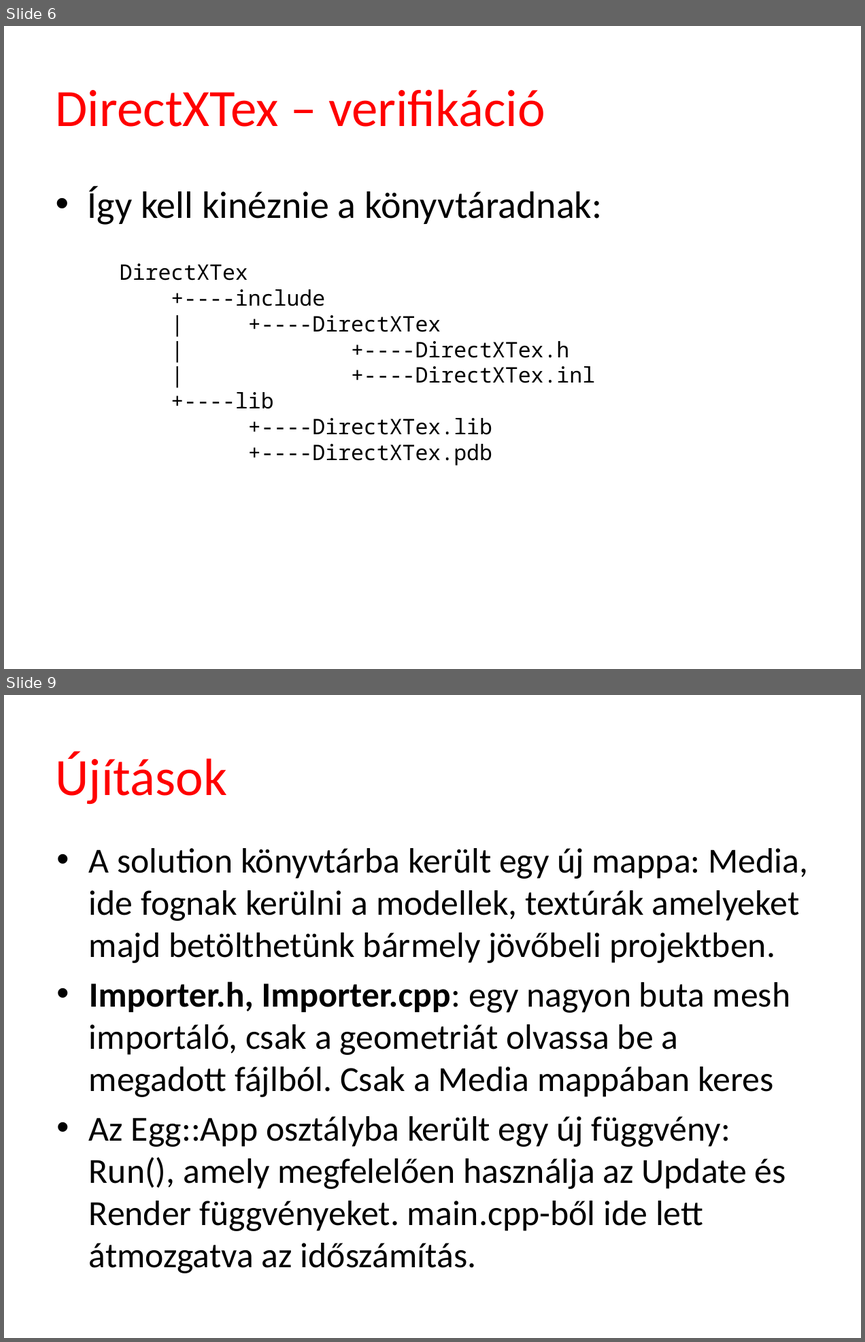
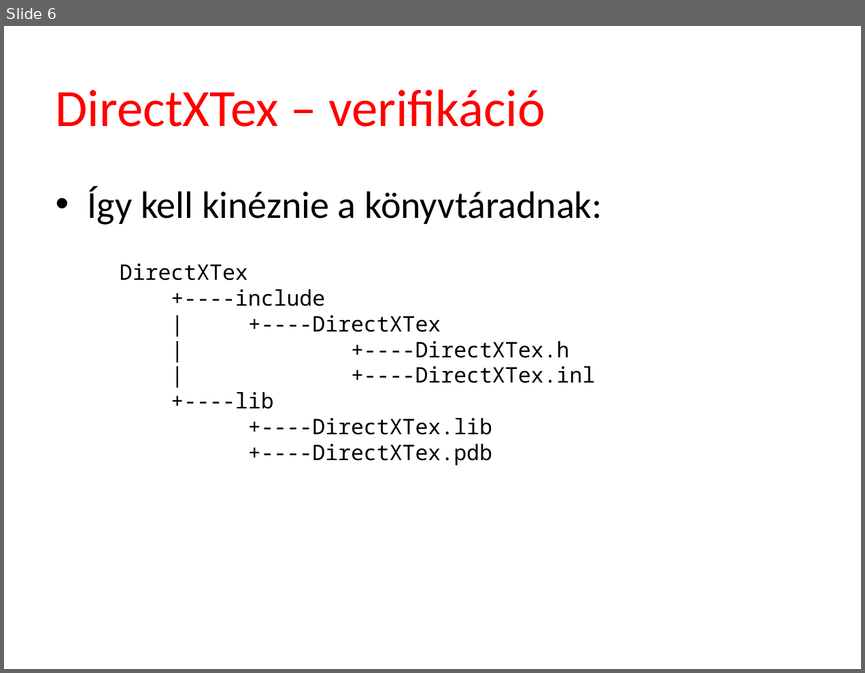
Before and after one commit to tyekx/dx12, a slide deck: Slides/ggl004-Textures.pptx. Shown one above the other, each under a label of ours: slides 6 and 9 before the commit, slide 6 after it; the slides between them are not shown. The pictures are 865x1342 and 865x673 pixels, drawn with LibreOffice and Linux fonts; fonts in the diff are those of the drawing; background and template pictures are left out. Boxes give left, top, right and bottom in pixels: in the first picture for what was removed or moved away, otherwise in the second. Text is boxed around its words. In the diff, an @@ line names an element or a change of style, - is before the commit and + after.

```diff
--- a/Slides/ggl004-Textures.pptx
+++ b/Slides/ggl004-Textures.pptx
@@ slide 9 removed at [4,695,861,1338], background #FFFFFF @@
@@ title removed at [56,751,228,804] @@
-Újítások
@@ text removed at [89,848,808,1273] @@
-• A solution könyvtárba került egy új mappa: Media, ide fognak kerülni a modellek, textúrák amelyeket majd betölthetünk bármely jövőbeli projektben.
-• Importer.h, Importer.cpp: egy nagyon buta mesh importáló, csak a geometriát olvassa be a megadott fájlból. Csak a Media mappában keres
-• Az Egg::App osztályba került egy új függvény: Run(), amely megfelelően használja az Update és Render függvényeket. main.cpp-ből ide lett átmozgatva az időszámítás.
```
Also in this commit, not shown: 2 slides changed, 15 other slides removed.
